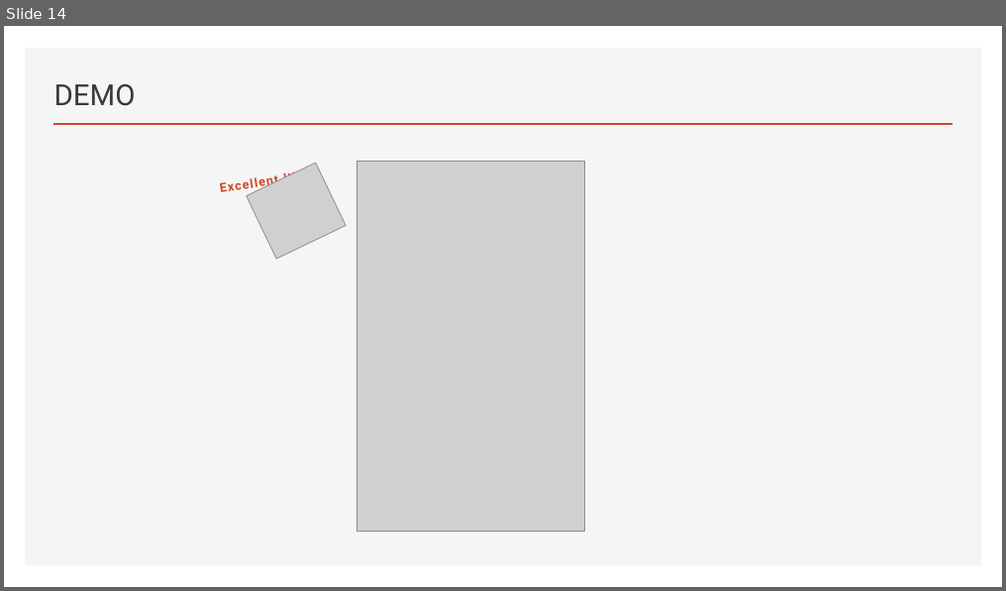
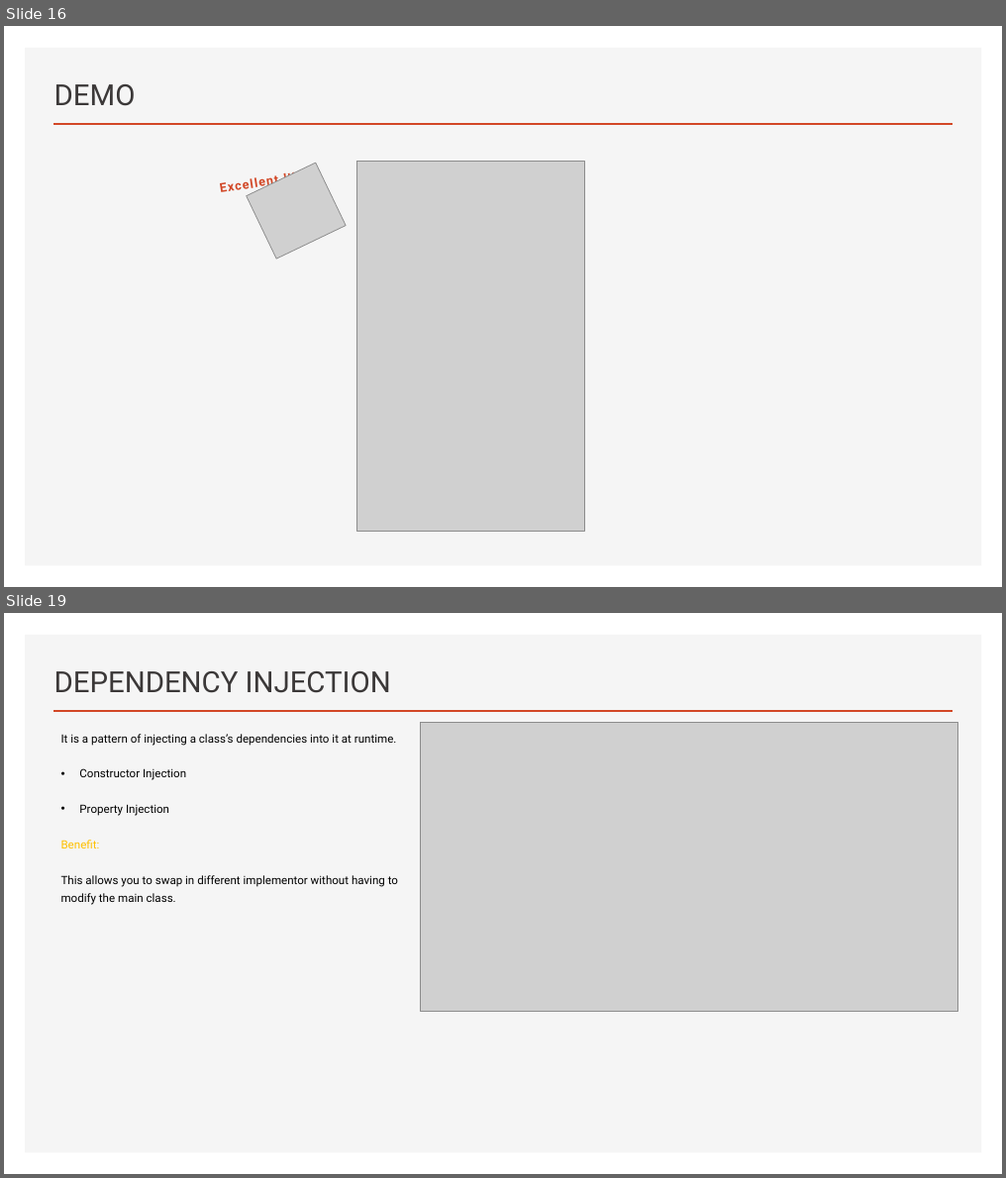
Before and after one commit to jatinrdave/SOLIDPRINCIPLESDEMO, a slide deck: SOLID PRINCIPLES_NEW.pptx. Shown one above the other, each under a label of ours: slide 14 before the commit, slides 16 and 19 after it; the slides between them are not shown. The pictures are 1006x591 and 1006x1178 pixels, drawn with LibreOffice and Linux fonts; fonts in the diff are those of the drawing; grey boxes stand for pictures. Boxes give left, top, right and bottom in pixels: in the first picture for what was removed or moved away, otherwise in the second. Text is boxed around its words. In the diff, an @@ line names an element or a change of style, - is before the commit and + after.

```diff
--- a/SOLID PRINCIPLES_NEW.pptx
+++ b/SOLID PRINCIPLES_NEW.pptx
@@ slide 19 added at [4, 613, 1002, 1174], background #FFFFFF; not listed: 2 template elements that a slide beside it also shows @@
@@ title added at [54, 671, 391, 693], 28 pt, text #3B3838 @@
+DEPENDENCY INJECTION
@@ picture added at [421, 723, 958, 1012] @@
@@ text added at [61, 734, 398, 905], 11 pt, text #000000 @@
+It is a pattern of injecting a class’s dependencies into it at runtime.
+• Constructor Injection
+• Property Injection
+Benefit:
+This allows you to swap in different implementor without having to modify the main class.
@@ what was slide 14 is now slide 16 @@
```
Also in this commit, not shown: 11 slides changed, 3 other slides added, 1 slide removed, 18 other files.
